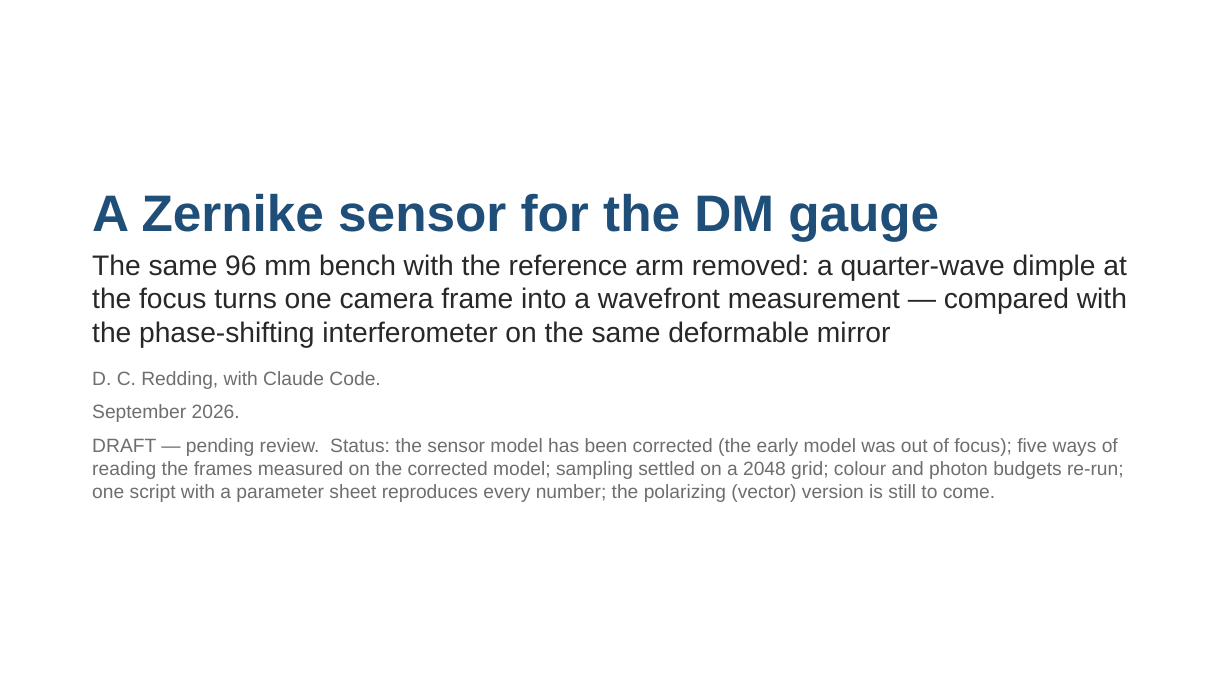
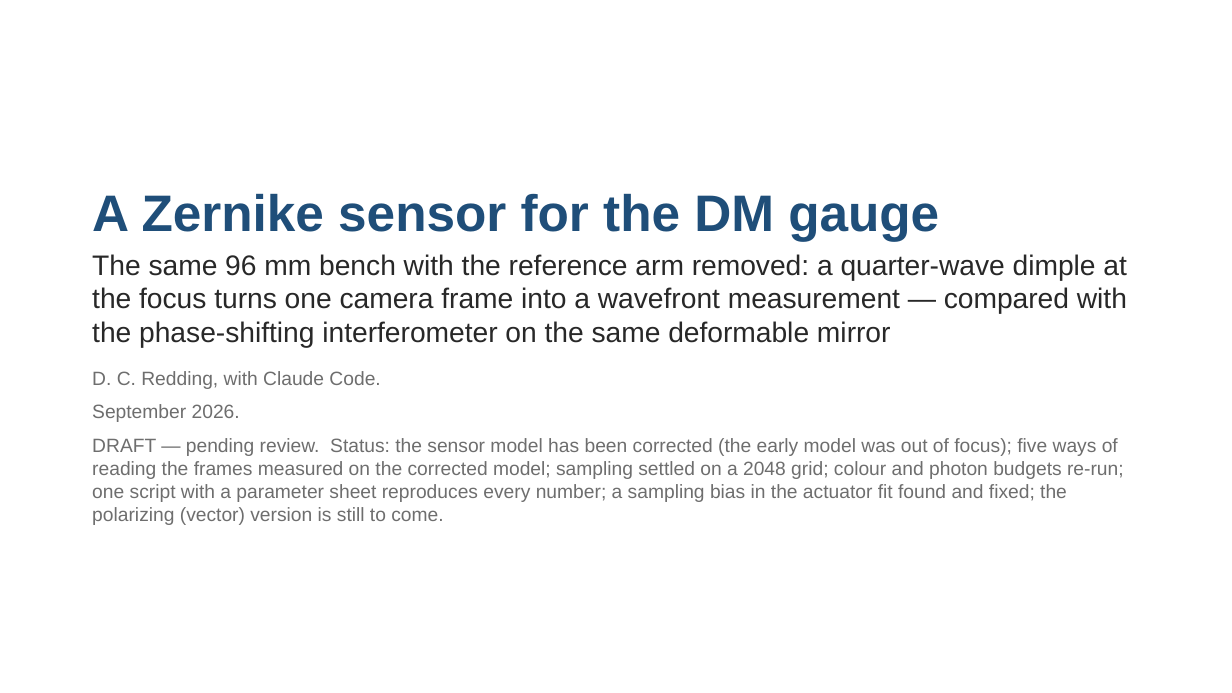
Before and after one commit to nasa-jpl/macos, a slide deck: slide 1 of demo_session/deck_zwfs.pptx. Drawn at 1232x693 pixels with LibreOffice and Linux fonts; fonts in the diff are those of the drawing. Boxes give left, top, right and bottom in pixels: in the first picture for what was removed or moved away, otherwise in the second. Text is boxed around its words. In the diff, an @@ line names an element or a change of style, - is before the commit and + after.

```diff
--- a/demo_session/deck_zwfs.pptx
+++ b/demo_session/deck_zwfs.pptx
@@ text at (92,438,1124,525): text changed @@
-DRAFT — pending review. Status: the sensor model has been corrected (the early model was out of focus); five ways of reading the frames measured on the corrected model; sampling settled on a 2048 grid; colour and photon budgets re-run; one script with a parameter sheet reproduces every number; the polarizing (vector) version is still to come.
+DRAFT — pending review. Status: the sensor model has been corrected (the early model was out of focus); five ways of reading the frames measured on the corrected model; sampling settled on a 2048 grid; colour and photon budgets re-run; one script with a parameter sheet reproduces every number; a sampling bias in the actuator fit found and fixed; the polarizing (vector) version is still to come.
```
Also in this commit, not shown: 6 other slides changed, 5 other files.
